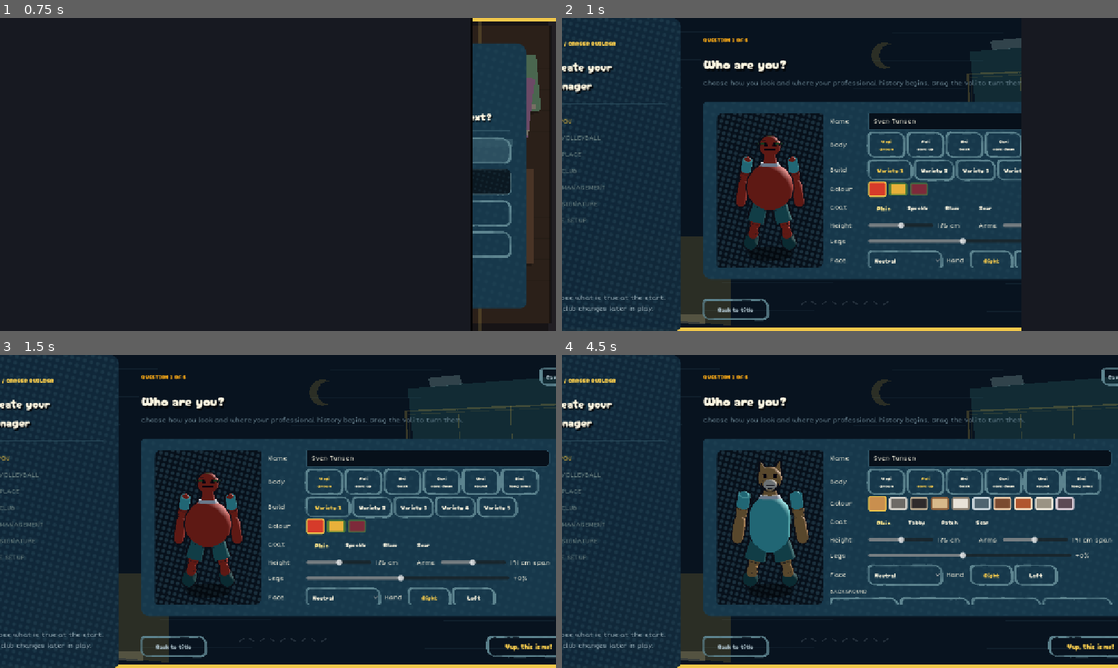
Above: before the commit, frames 1-4 (two rows, left to right).
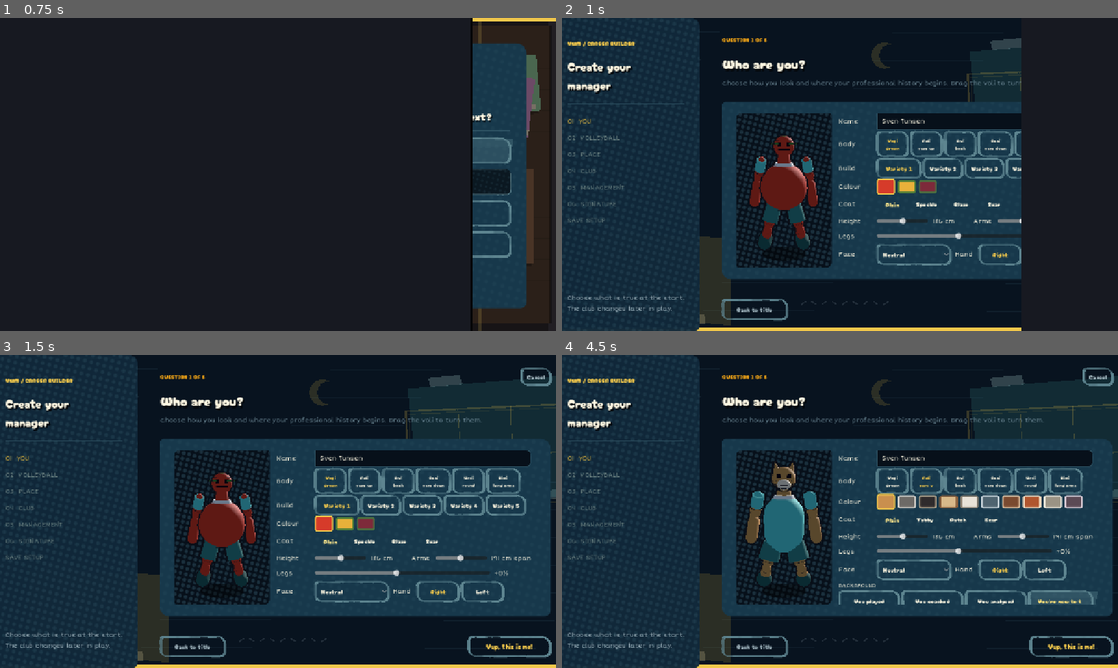
Above: after the commit, the same moments.

Repository: iracarranza/volley-world-manager
Game: Godot game, scene res://scenes/application.tscn
Same seed, same stepped clock (60 frames per second), same inputs: the game is played once before the commit and once after it.
Inputs:
- Up to frame 1 (0.75 s): click "01 NEW CAREER" at 0.5 s
- Up to frame 2 (1 s): no input
- Up to frame 3 (1.5 s): click "You're new to this" at 1.25 s
- Up to frame 4 (4.5 s): click "You're new to this" at 2 s; click "Vegi grown" at 2.75 s; click "Feli ears up" at 3.5 s; click "You're new to this" at 4.25 s

Frame 1 is identical in both runs. In frame 2, 16% of the frame differs, in the area x 0-83%, y 0-100%; in frame 3, 19%; in frame 4, 20%, in the area x 0-100%, y 0-100%.

Commit message:
Fit manager editor at base resolution

Diff:
--- a/scenes/screens/new_career_screen_v3.gd
+++ b/scenes/screens/new_career_screen_v3.gd
@@ -1,4 +1,27 @@
 extends "res://scenes/screens/new_career_screen_v2.gd"
+
+## The inherited editor was measured around the old five-step screen. With the
+## background row added, its horizontal minimum became wider than the 1280x720
+## project base and the whole HBox resolved partly off the left edge. Keep the
+## production actor/viewer, but recover width from controls that do not need it.
+func _ready() -> void:
+	super._ready()
+	var preview_frame := get_node_or_null(
+		"Layout/MainMargin/Main/QuestionPanel/QuestionMargin/VoliStep/PreviewFrame"
+	) as Control
+	if preview_frame != null:
+		preview_frame.custom_minimum_size.x = 220.0
+	if _body_row != null:
+		for child in _body_row.get_children():
+			if child is Control:
+				(child as Control).custom_minimum_size.x = 72.0
+	for key in _slider_labels:
+		var entry: Dictionary = _slider_labels[key]
+		var slider := entry.get("slider") as HSlider
+		if slider != null:
+			slider.custom_minimum_size.x = 118.0
+	voli_controls.add_theme_constant_override("separation", 4)
+
 
 ## Keep implementation status out of player-facing copy. The builder can be an
 ## incomplete implementation without announcing its seams inside the fiction.
